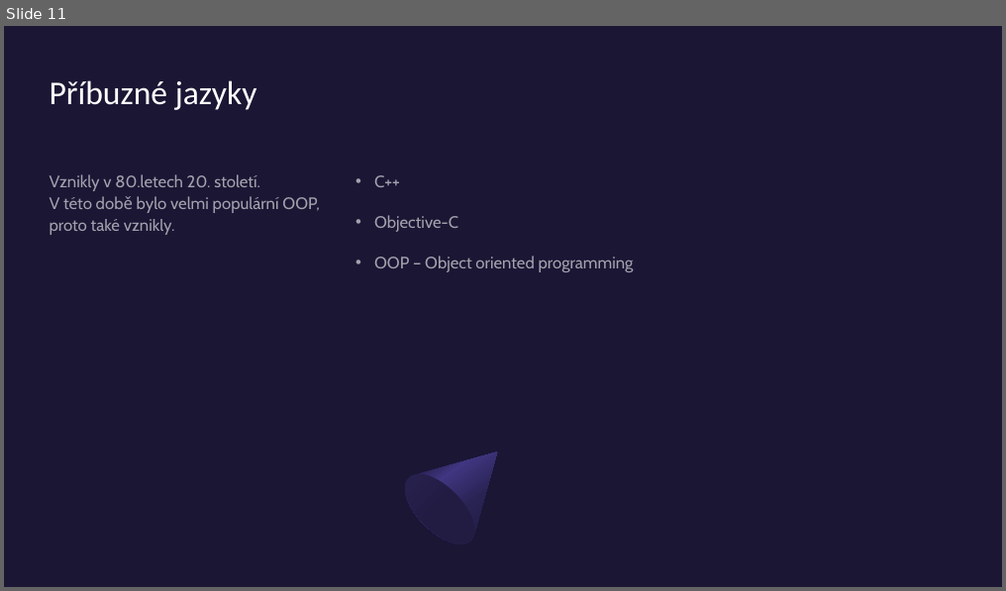
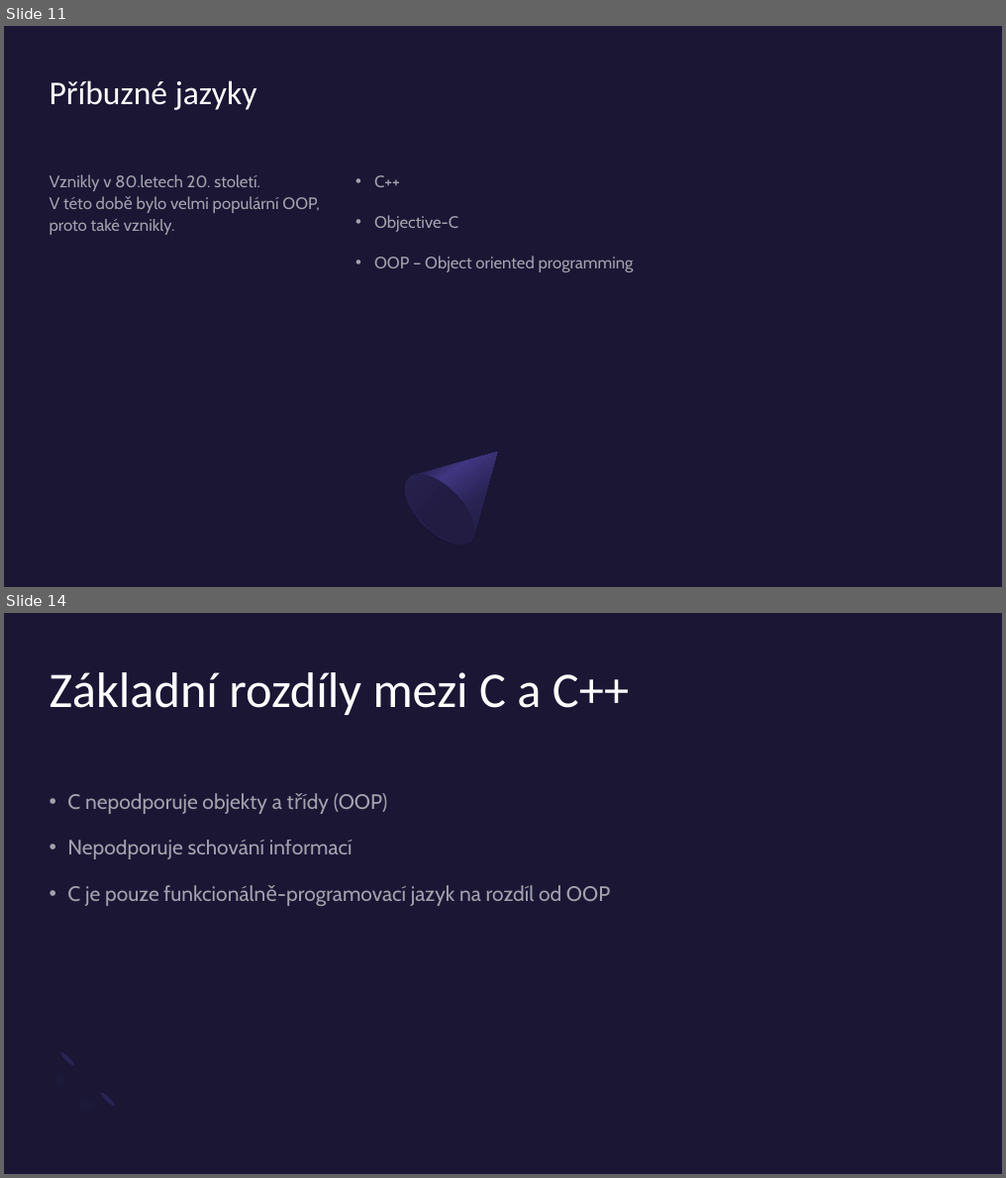
Before and after one commit to KokosHraje/C-VDAPrezentace, a slide deck: Programovací-jazyk-C.pptx. Shown one above the other, each under a label of ours: slide 11 before the commit, slides 11 and 14 after it; the slides between them are not shown. The pictures are 1006x591 and 1006x1178 pixels, drawn with LibreOffice and Linux fonts; fonts in the diff are those of the drawing. Boxes give left, top, right and bottom in pixels: in the first picture for what was removed or moved away, otherwise in the second. Text is boxed around its words. In the diff, an @@ line names an element or a change of style, - is before the commit and + after.

```diff
--- a/Programovací-jazyk-C.pptx
+++ b/Programovací-jazyk-C.pptx
@@ slide 14 added at <box>4,613,1002,1174</box>, background #1A1634 @@
@@ title added at <box>50,672,629,715</box>, 48 pt, text #FFFFFF @@
+Základní rozdíly mezi C a C++
@@ text added at <box>67,793,610,906</box>, 20 pt, text #FFFFFF at 60% opacity @@
+• C nepodporuje objekty a třídy (OOP)
+• Nepodporuje schování informací
+• C je pouze funkcionálně-programovací jazyk na rozdíl od OOP
@@ freeform shape added at <box>34,1049,118,1133</box>, fill #7266BE at 20% opacity @@
@@ ellipse added at <box>59,1051,76,1067</box>, fill #292353 @@
@@ ellipse added at <box>99,1091,116,1108</box>, fill #292353 @@
```
Also in this commit, not shown: 8 slides changed, 1 other slide added.
